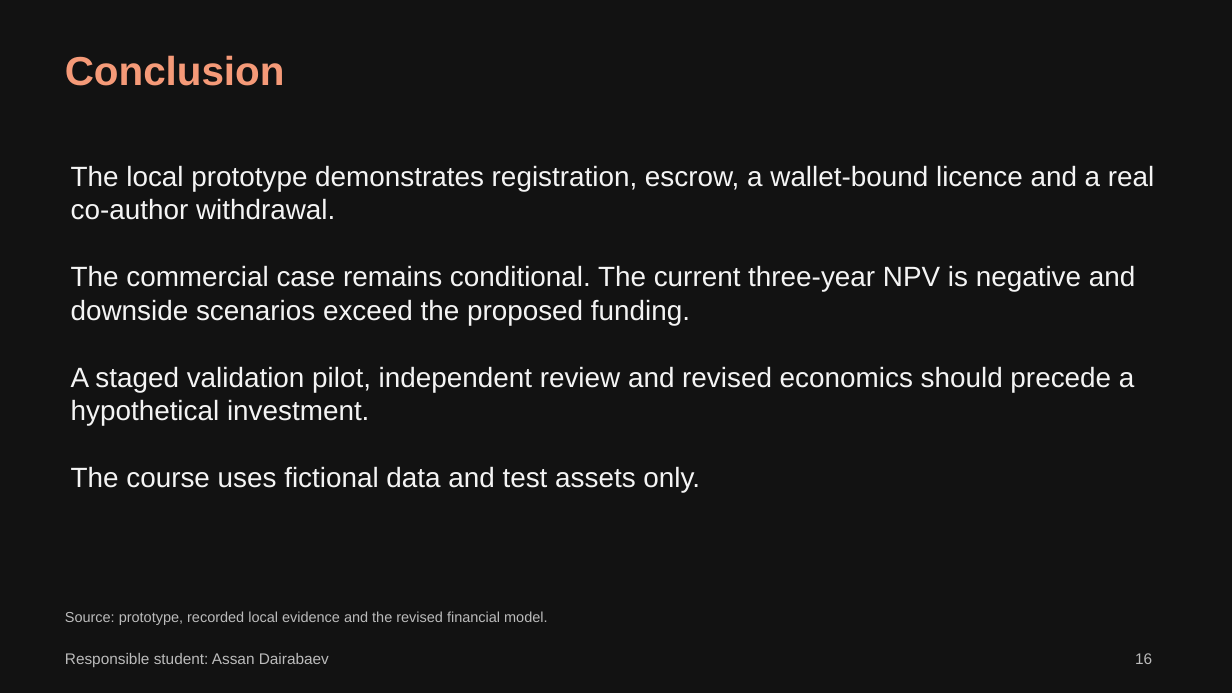
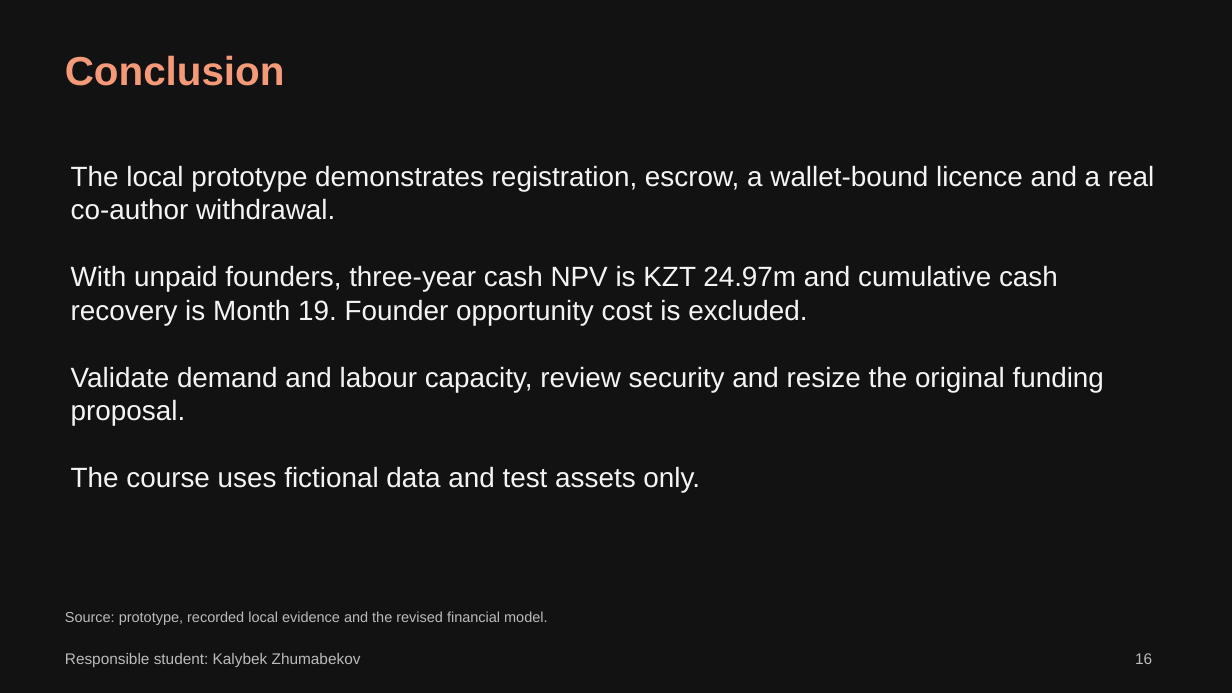
Before and after one commit to ONI-COLLI/Artguard, a slide deck: slide 16 of deliverables/final-project/Team03_FP_Presentation.pptx. Drawn at 1232x693 pixels with LibreOffice and Linux fonts; fonts in the diff are those of the drawing. Boxes give left, top, right and bottom in pixels: in the first picture for what was removed or moved away, otherwise in the second. Text is boxed around its words. In the diff, an @@ line names an element or a change of style, - is before the commit and + after.

Commit message:
Restore unpaid founder development and reconcile financial deliverables

```diff
--- a/deliverables/final-project/Team03_FP_Presentation.pptx
+++ b/deliverables/final-project/Team03_FP_Presentation.pptx
@@ text at box(71, 265, 1104, 425): text changed @@
-The commercial case remains conditional. The current three-year NPV is negative and downside scenarios exceed the proposed funding.
-A staged validation pilot, independent review and revised economics should precede a hypothetical investment.
+With unpaid founders, three-year cash NPV is KZT 24.97m and cumulative cash recovery is Month 19. Founder opportunity cost is excluded.
+Validate demand and labour capacity, review security and resize the original funding proposal.
@@ text at box(65, 653, 361, 667): text changed @@
-Responsible student: Assan Dairabaev
+Responsible student: Kalybek Zhumabekov
```
Also in this commit, not shown: 15 other slides changed, 15 other files.
